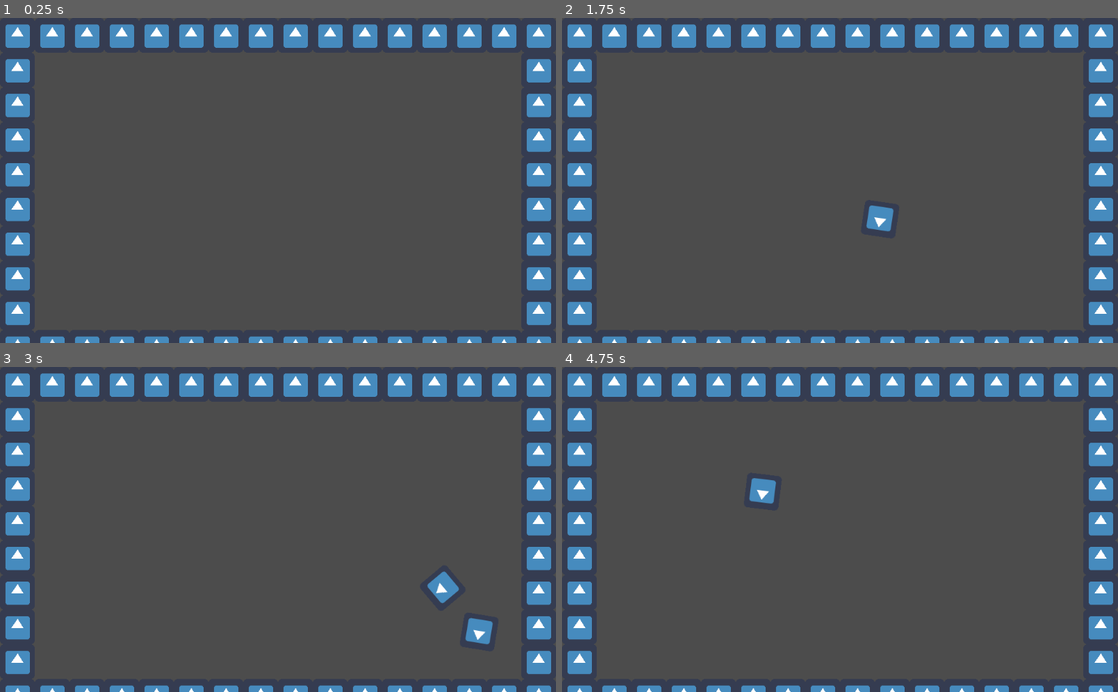
Above: before the commit, frames 1-4 (two rows, left to right).
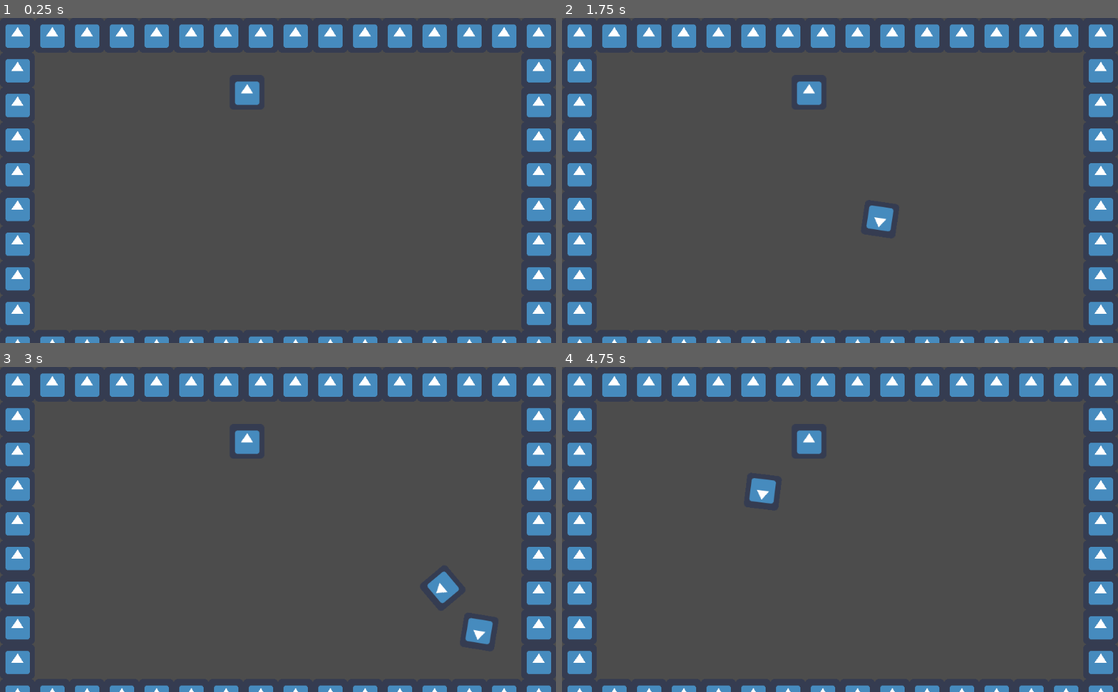
Above: after the commit, the same moments.

Repository: CrushLite/trijam2021
Game: Godot game, scene res://Scenes/World.tscn
Same seed, same stepped clock (60 frames per second), same inputs: the game is played once before the commit and once after it. The engine's default icon, where the game draws it, is replaced by a stand-in: a white triangle on a blue panel in a dark square.
Inputs (mouse positions are in pixels of both pictures, inside the frame that each line leads up to):
- Up to frame 1 (0.25 s): no input
- Up to frame 2 (1.75 s): tap Enter (ui_accept) at 0.5, 0.77, 1.52 s; move the mouse to (962, 164) at 0.52 s; hold Right (ui_right) 0.53-1.28 s; click (962, 164) at 0.67 s; move the mouse to (728, 196) at 1.27 s; hold Down (ui_down) from 1.28 s (still down)
- Up to frame 3 (3 s): move the mouse to (333, 458) at 2.02 s; release Down (ui_down) at 2.03 s; hold Right (ui_right) 2.03-2.78 s; tap Enter (ui_accept) at 2.75 s; move the mouse to (250, 594) at 2.77 s; hold Up (ui_up) from 2.78 s (still down); click (250, 594) at 2.92 s
- Up to frame 4 (4.75 s): tap Enter (ui_accept) at 3.02, 3.77, 4.52 s; move the mouse to (1006, 578) at 3.52 s; release Up (ui_up) at 3.53 s; hold Left (ui_left) from 3.53 s (still down); move the mouse to (673, 480) at 4.27 s

The runs differ from the first frame. In frame 1, 0.3% of the frame differs, in the area x 42-47%, y 19-27%; in frame 2, 0.3%; in frame 3, 0.3%; in frame 4, 0.3%.

Commit message:
Mid zombie movement

Diff:
--- /dev/null
+++ b/TriJam2021/Art/SpriteFrames/Zombie_sprite_frames.tres
@@ -0,0 +1,11 @@
+[gd_resource type="SpriteFrames" load_steps=2 format=2]
+
+[ext_resource path="res://Art/icon.png" type="Texture" id=1]
+
+[resource]
+animations = [ {
+"frames": [ ExtResource( 1 ) ],
+"loop": true,
+"name": "idle",
+"speed": 5.0
+} ]
--- a/TriJam2021/Scenes/World.tscn
+++ b/TriJam2021/Scenes/World.tscn
@@ -1,6 +1,7 @@
-[gd_scene load_steps=5 format=2]
+[gd_scene load_steps=6 format=2]
 
 [ext_resource path="res://Scenes/Player.tscn" type="PackedScene" id=1]
+[ext_resource path="res://Scenes/Zombie.tscn" type="PackedScene" id=2]
 [ext_resource path="res://Art/icon.png" type="Texture" id=3]
 
 [sub_resource type="ConvexPolygonShape2D" id=1]
@@ -41,3 +42,25 @@
 position = Vector2( 457.351, 303.641 )
 collision_layer = 2
 collision_mask = 5
+
+[node name="Zombie" parent="." instance=ExtResource( 2 )]
+position = Vector2( 454.831, 137.331 )
+player_path = NodePath("../Player")
+move_targets_path = NodePath("../MoveTargets")
+
+[node name="MoveTargets" type="Node" parent="."]
+
+[node name="Pos1" type="Position2D" parent="MoveTargets"]
+position = Vector2( 224.266, 138.591 )
+
+[node name="Pos2" type="Position2D" parent="MoveTargets"]
+position = Vector2( 403.175, 137.331 )
+
+[node name="Pos3" type="Position2D" parent="MoveTargets"]
+position = Vector2( 563.184, 139.851 )
+
+[node name="Pos4" type="Position2D" parent="MoveTargets"]
+position = Vector2( 701.776, 144.891 )
+
+[node name="Pos5" type="Position2D" parent="MoveTargets"]
+position = Vector2( 834.067, 141.111 )
--- /dev/null
+++ b/TriJam2021/Scenes/Zombie.tscn
@@ -0,0 +1,23 @@
+[gd_scene load_steps=4 format=2]
+
+[ext_resource path="res://Art/SpriteFrames/Zombie_sprite_frames.tres" type="SpriteFrames" id=1]
+[ext_resource path="res://Scripts/Zombie.gd" type="Script" id=2]
+
+[sub_resource type="CircleShape2D" id=1]
+
+[node name="Zombie" type="KinematicBody2D"]
+collision_layer = 4
+collision_mask = 9
+script = ExtResource( 2 )
+
+[node name="CollisionShape2D" type="CollisionShape2D" parent="."]
+shape = SubResource( 1 )
+
+[node name="AnimatedSprite" type="AnimatedSprite" parent="."]
+frames = ExtResource( 1 )
+animation = "idle"
+
+[node name="Bullets" type="Node" parent="."]
+
+[node name="MoveTimer" type="Timer" parent="."]
+[connection signal="timeout" from="MoveTimer" to="." method="_on_MoveTimer_timeout"]
--- /dev/null
+++ b/TriJam2021/Scripts/Zombie.gd
@@ -0,0 +1,48 @@
+extends KinematicBody2D
+
+
+export(NodePath) var player_path
+export(NodePath) var move_targets_path
+
+
+onready var player = get_node(player_path)
+onready var move_targets = get_node(move_targets_path)
+
+
+enum States { IDLE, SLASH, DASH }
+var state = States.IDLE
+
+
+#func _ready():
+#	pass
+#
+#
+#func _process(delta):
+#	match state:
+#		States.IDLE:
+#			idle()
+#		States.SLASH:
+#			slash()
+#		States.DASH:
+#			dash()
+#
+#
+#func idle():
+#	$AnimatedSprite.play("idle")
+#	pass
+#
+#
+#func dash():
+#	pass
+#
+#
+#func slash():
+#	pass
+
+
+func _on_MoveTimer_timeout():
+	# move to a random position
+	randomize()
+	var pos : Position2D = move_targets.get_child(randi() % move_targets.get_child_count())
+	global_position = pos.global_position
+	pass # Replace with function body.
